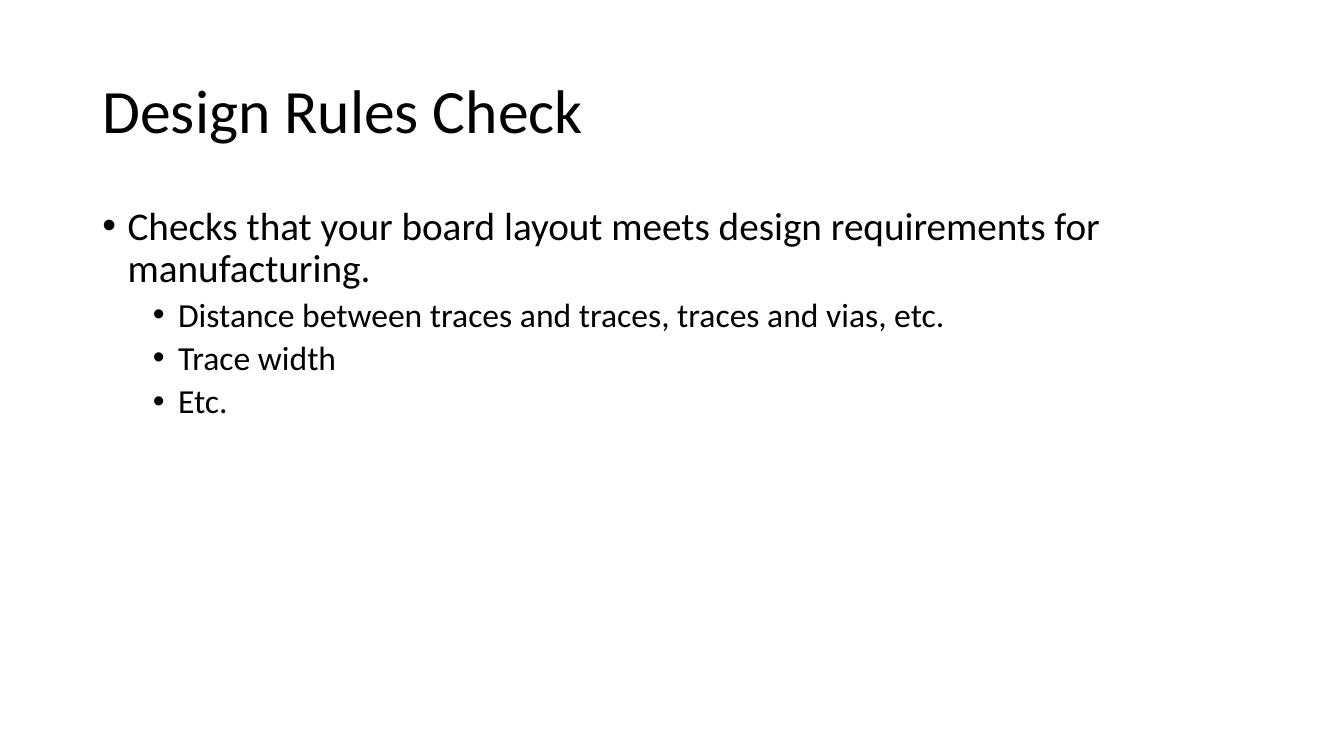
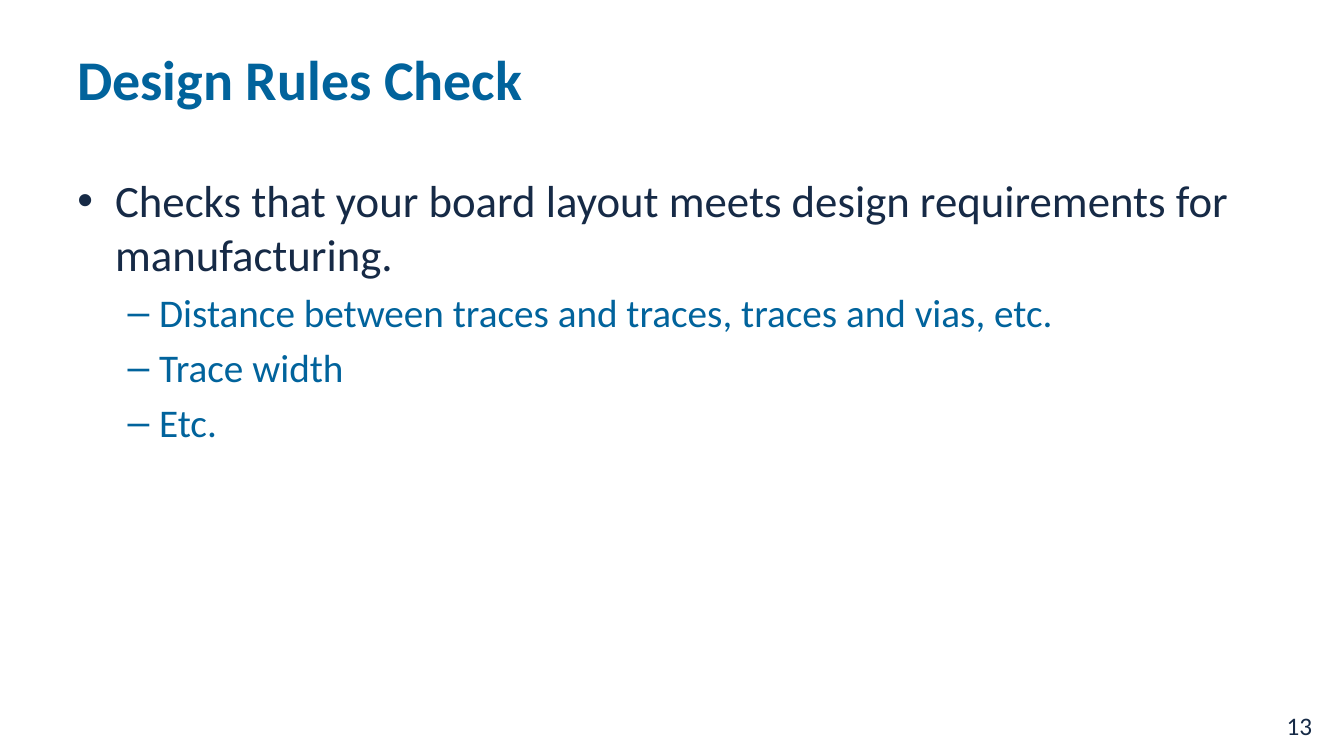
Before and after one commit to NVSL/QuadClass-Resources, a slide deck: slide 13 of labs/Laying-Out-The-Board/Laying-Out-The-Board.pptx. Drawn at 1344x756 pixels with LibreOffice and Linux fonts; fonts in the diff are those of the drawing; background and template pictures are left out. Boxes give left, top, right and bottom in pixels: in the first picture for what was removed or moved away, otherwise in the second. Text is boxed around its words. In the diff, an @@ line names an element or a change of style, - is before the commit and + after.

```diff
--- a/labs/Laying-Out-The-Board/Laying-Out-The-Board.pptx
+++ b/labs/Laying-Out-The-Board/Laying-Out-The-Board.pptx
@@ title "Design Rules Check" moved from (x1=102, y1=90, x2=583, y2=144) to (x1=77, y1=60, x2=522, y2=110) @@
@@ title "Design Rules Check" at (x1=77, y1=60, x2=522, y2=110): size 44 to 40 pt, text colour #000000 to #01639C, bold on; line spacing 0.9 to 1 @@
@@ text "Checks that your board layout ..." moved from (x1=128, y1=212, x2=1099, y2=414) to (x1=115, y1=186, x2=1228, y2=438) @@
@@ text "Checks that your board layout ..." at (x1=115, y1=186, x2=1228, y2=438): size 28 to 32 pt, text colour #000000 to #162A46 in "Checks that your board layout meets design ..."; size 24 to 28 pt, text colour #000000 to #01639C in "Distance between traces and traces, traces and ...", "Trace width", "Etc."; indent changed; line spacing 0.9 to 1; less space between paragraphs; bullet • to – @@
@@ page number added at (x1=1287, y1=718, x2=1313, y2=735), 18 pt, text #162A46 @@
+13
```
Also in this commit, not shown: 29 other slides changed, 7 other files.
